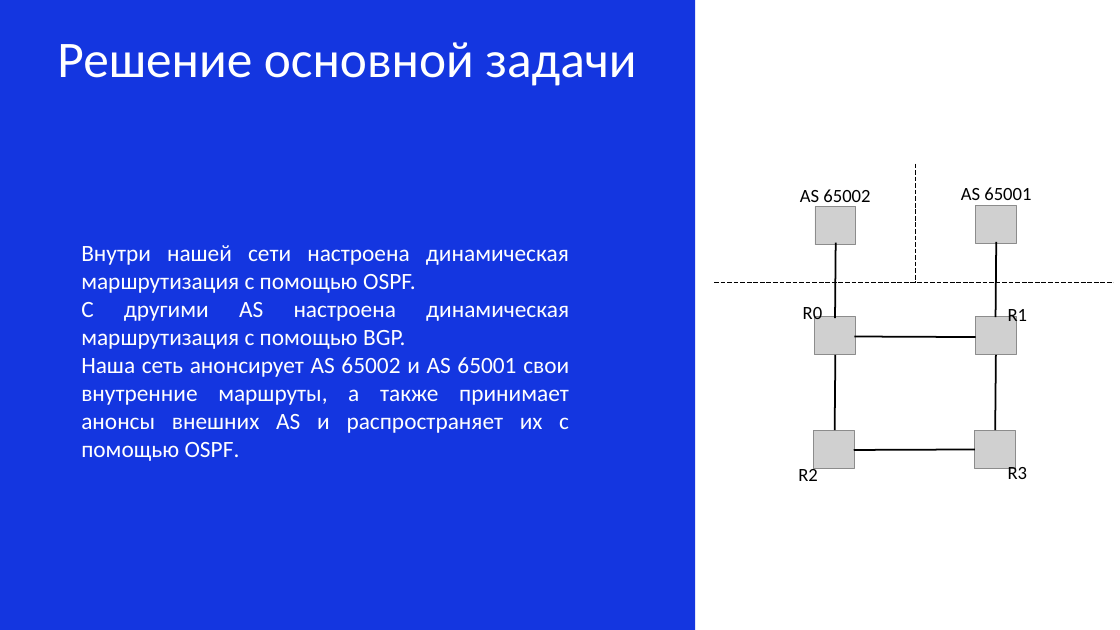
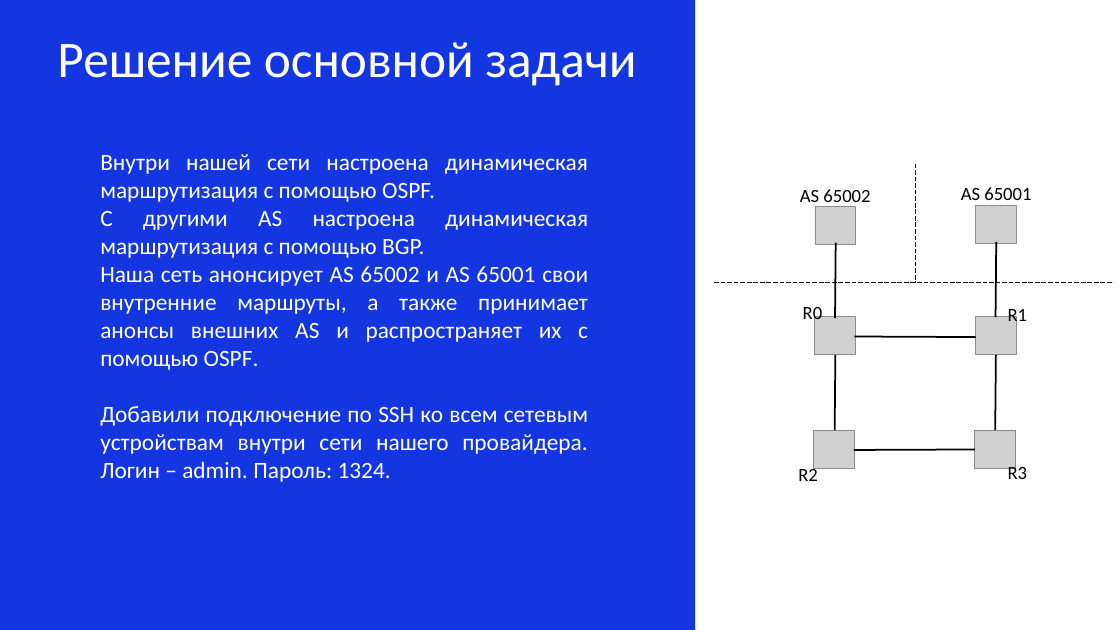
Before and after one commit to XEKAXA/DubnaTECH_SoloCrunch, a slide deck: slide 5 of Решение команды SoloCrunch.pptx. Drawn at 1120x630 pixels with LibreOffice and Linux fonts; fonts in the diff are those of the drawing; grey boxes stand for pictures. Boxes give left, top, right and bottom in pixels: in the first picture for what was removed or moved away, otherwise in the second. Text is boxed around its words. In the diff, an @@ line names an element or a change of style, - is before the commit and + after.

```diff
--- a/Решение команды SoloCrunch.pptx
+++ b/Решение команды SoloCrunch.pptx
@@ text "Внутри нашей сети настроена динамическая ...": place and size @@
-text "Внутри нашей сети настроена динамическая ..." at box(81, 245, 569, 461)
+text "Внутри нашей сети настроена динамическая ..." at box(100, 154, 588, 482)
@@ text at box(100, 406, 588, 482): paragraph added @@
+Добавили подключение по SSH ко всем сетевым устройствам внутри сети нашего провайдера. Логин – admin. Пароль: 1324.
```
Also in this commit, not shown: 2 other slides changed, 2 slides added, 1 slide removed, 5 other files.
